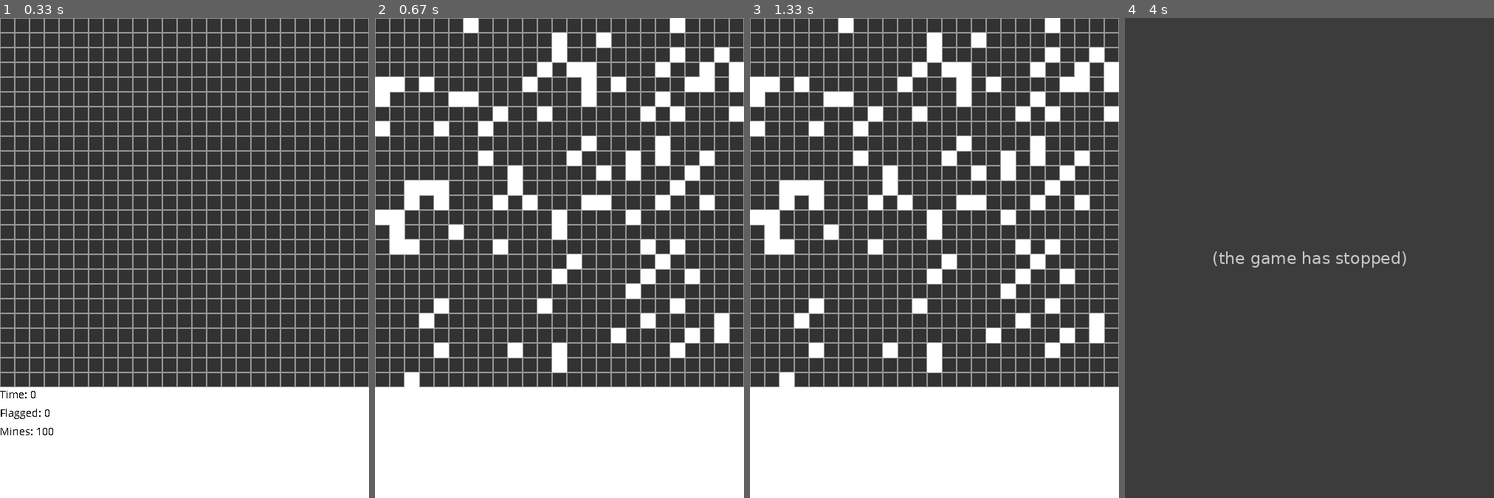
Above: before the commit, frames 1-4 (left to right).
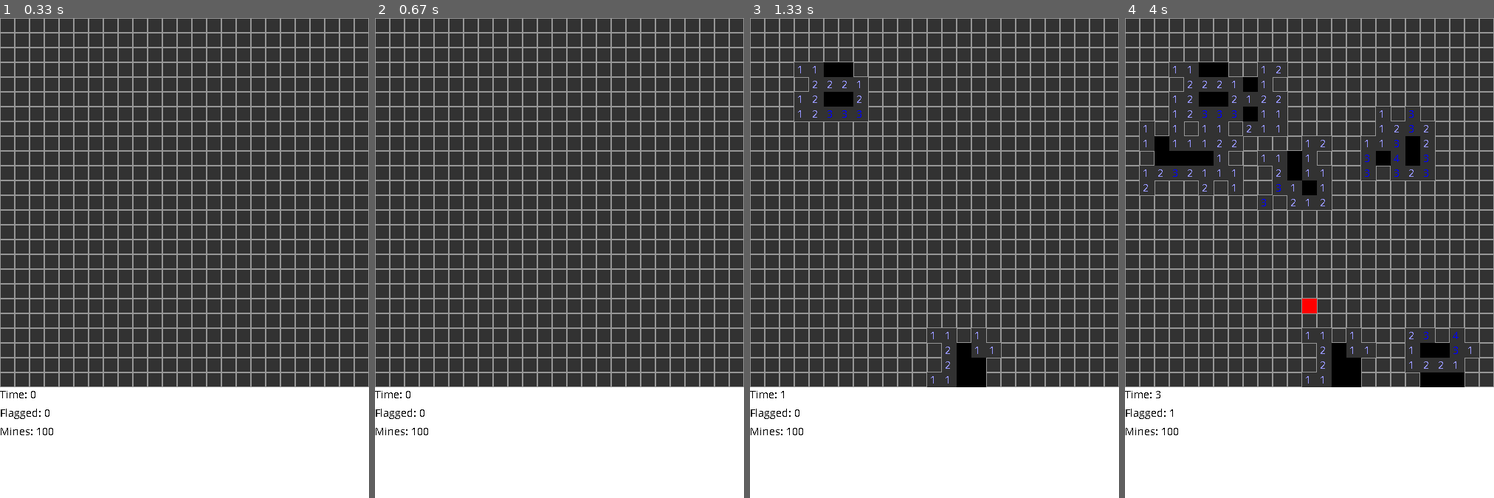
Above: after the commit, the same moments.

Repository: abstralexis/pygame-minesweeper
Game: pygame game, started from main.py
The game is run twice, just before and just after one commit, with the same random seed, the same clock (stepped at 60 frames per second) and the same inputs.
Inputs (mouse positions are in pixels of both pictures, inside the frame that each line leads up to):
- Up to frame 1 (0.33 s): no input
- Up to frame 2 (0.67 s): click (677, 243) at 0.42 s
- Up to frame 3 (1.33 s): click (971, 363) at 0.78 s; click (838, 80) at 1.15 s
- Up to frame 4 (4 s): right-click (1313, 310) at 1.52 s; click (1298, 176) at 1.88 s; click (1250, 99) at 2.25 s; click (1169, 152) at 2.62 s; click (1202, 166) at 2.98 s; move the mouse to (1390, 138) at 3.23 s; click (1390, 138) at 3.35 s; move the mouse to (1442, 368) at 3.6 s; click (1442, 368) at 3.72 s; move the mouse to (1409, 310) at 3.97 s

Frame 1 is identical in both runs. In frame 2, 11% of the frame differs, in the area x 0-100%, y 0-87%; in frame 3, 13%; in frame 4, 39%, in the area x 0-100%, y 0-100%.
Before the commit the program exited at 1.42 s; later frames show no game.

Commit message:
Fix overlapping mine generation

Diff:
--- a/main.py
+++ b/main.py
@@ -63,11 +63,20 @@
     grid_height = GRID_HEIGHT_PX // BLOCKSIZE
 
     mine_rects = []
+
     for i in range(number_of_mines):
-        rand_x = randint(0, grid_width-1) * 20
-        rand_y = randint(0, grid_height-1) * 20
-        minerect = pygame.Rect(rand_x, rand_y, BLOCKSIZE, BLOCKSIZE)
+        generated = False
+        while not generated:
+            rand_x = randint(0, grid_width-1) * 20
+            rand_y = randint(0, grid_height-1) * 20
+            minerect = pygame.Rect(rand_x, rand_y, BLOCKSIZE, BLOCKSIZE)
+            if minerect not in mine_rects:
+                generated = True
+
         mine_rects.append(minerect)
+
+    mine_rects = mine_rects[:100]
+    print(len(mine_rects))
 
     return mine_rects
 
@@ -188,12 +197,14 @@
                 if event.button == 1:
                     if mouse_grid_rect in MINES:
                         mine_rect = mouse_grid_rect     # Abstraction
+                        print(len(MINES))
                         for mine in MINES:
+                            print(mine)
                             pygame.draw.rect(WIN, WHITE, mine)
                         pygame.display.flip()
-                        pygame.time.wait(1000)          # Wait 1s
-                        pygame.quit()
-                        sys.exit()
+                        # pygame.time.wait(1000)          # Wait 1s
+                        # pygame.quit()
+                        # sys.exit()
                     else:
                         click_rect = mouse_grid_rect    # Abstraction
                         if click_rect not in numbered:
@@ -234,7 +245,7 @@
             f"Flagged: {len(flagged)}", False, BLACK
             )
         WIN.blit(num_flags, (0, GRID_HEIGHT_PX+25))
-        mines_txt = COMICSANSMS.render(f"Mines: {NUM_MINES}", False, BLACK)
+        mines_txt = COMICSANSMS.render(f"Mines: {len(MINES)}", False, BLACK)
         WIN.blit(mines_txt, (0, GRID_HEIGHT_PX+50))
 
 
